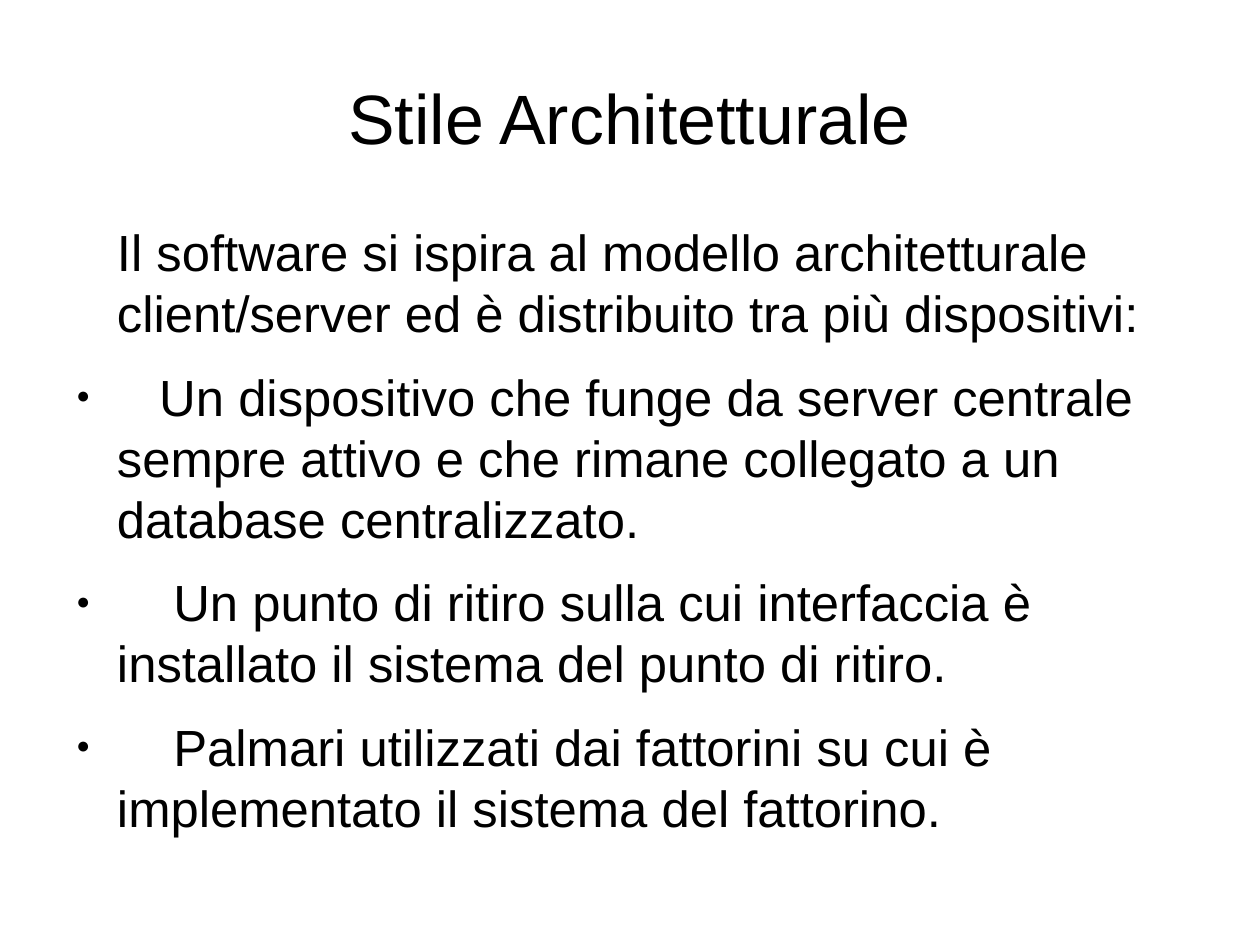
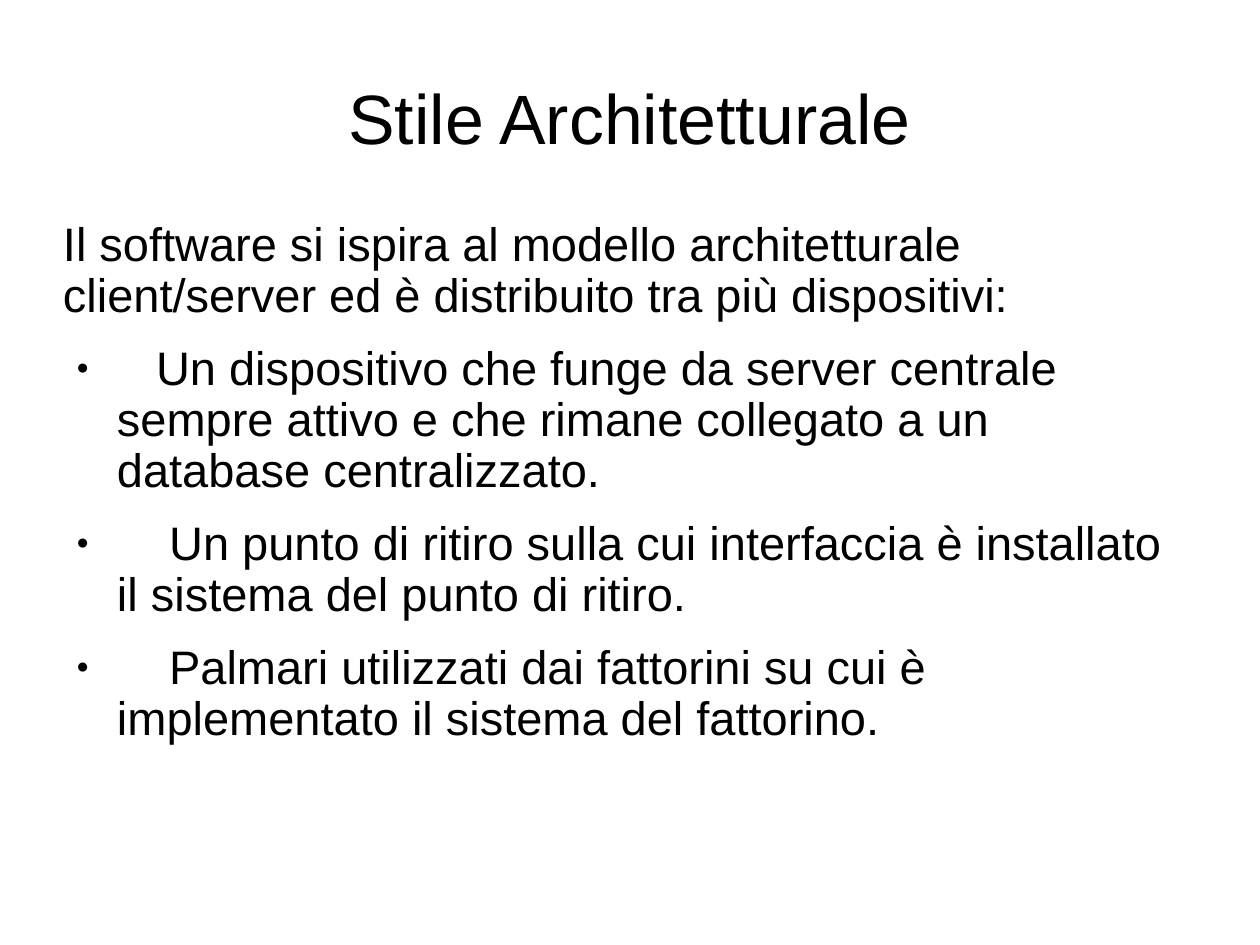
Before and after one commit to LeoCard1/Progetto-D19, a slide deck: slide 5 of PresentazioneProgettoD19.odp. Drawn at 1260x945 pixels with LibreOffice and Linux fonts; fonts in the diff are those of the drawing. Boxes give left, top, right and bottom in pixels: in the first picture for what was removed or moved away, otherwise in the second. Text is boxed around its words. In the diff, an @@ line names an element or a change of style, - is before the commit and + after.

```diff
--- a/PresentazioneProgettoD19.odp
+++ b/PresentazioneProgettoD19.odp
@@ text "Il software si ispira al ..." at (x1=63, y1=227, x2=1161, y2=744): size 32 to 29.6 pt; indent changed; line spacing 1 to 0.9 @@
```
Also in this commit, not shown: 23 other slides changed, 1 slide added, 1 other file.
